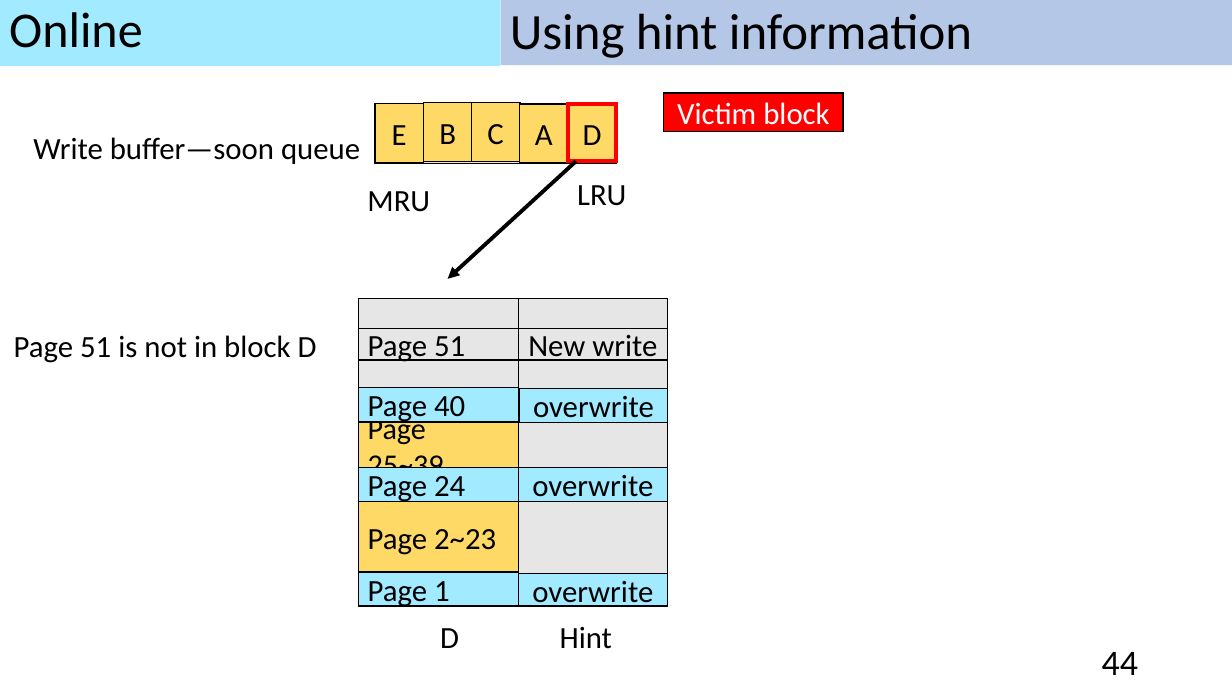
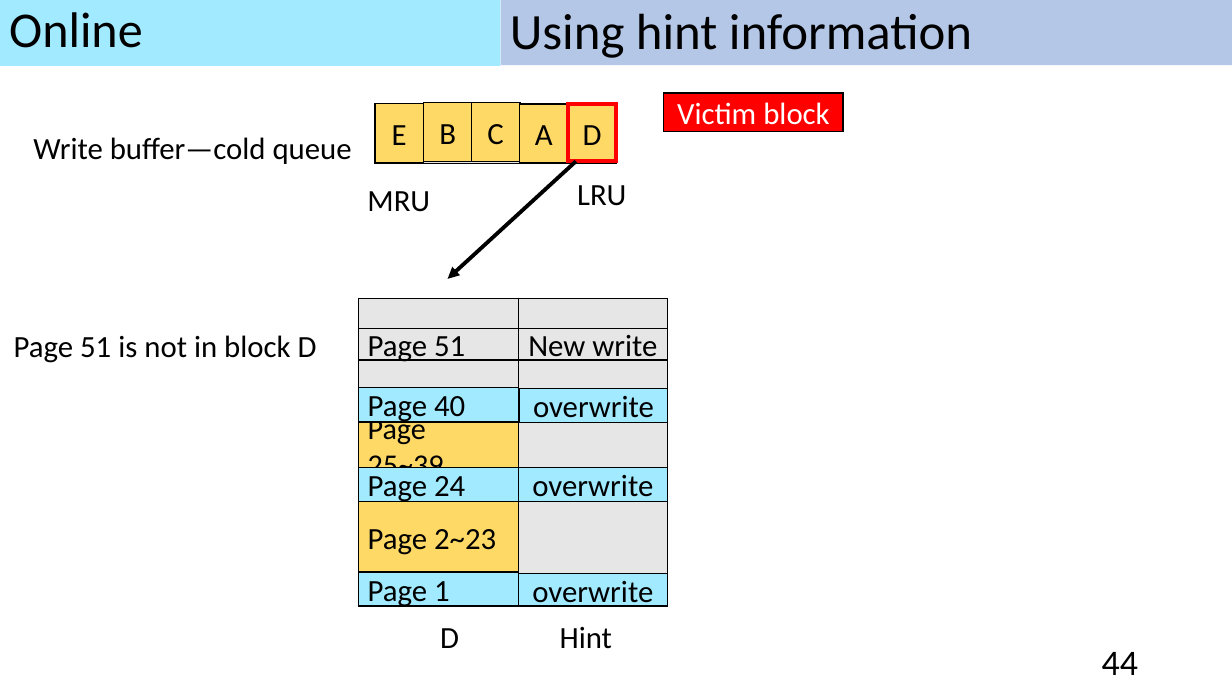
Before and after one commit to andrew841018/disksim_github, a slide deck: slide 44 of 論文相關/my paper(new).pptx. Drawn at 1232x693 pixels with LibreOffice and Linux fonts; fonts in the diff are those of the drawing. Boxes give left, top, right and bottom in pixels: in the first picture for what was removed or moved away, otherwise in the second. Text is boxed around its words. In the diff, an @@ line names an element or a change of style, - is before the commit and + after.

Commit message:
change word(soon->code, late->hot)

```diff
--- a/論文相關/my paper(new).pptx
+++ b/論文相關/my paper(new).pptx
@@ text at box(33, 137, 352, 164): text changed @@
-Write buffer—soon queue
+Write buffer—cold queue
```
Also in this commit, not shown: 5 other slides changed, 1 other file.
